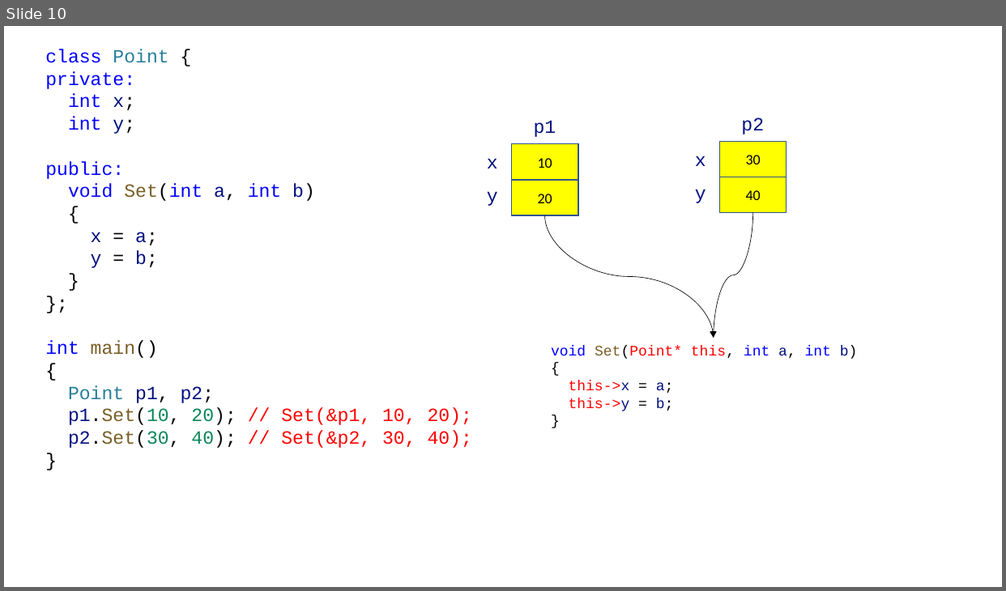
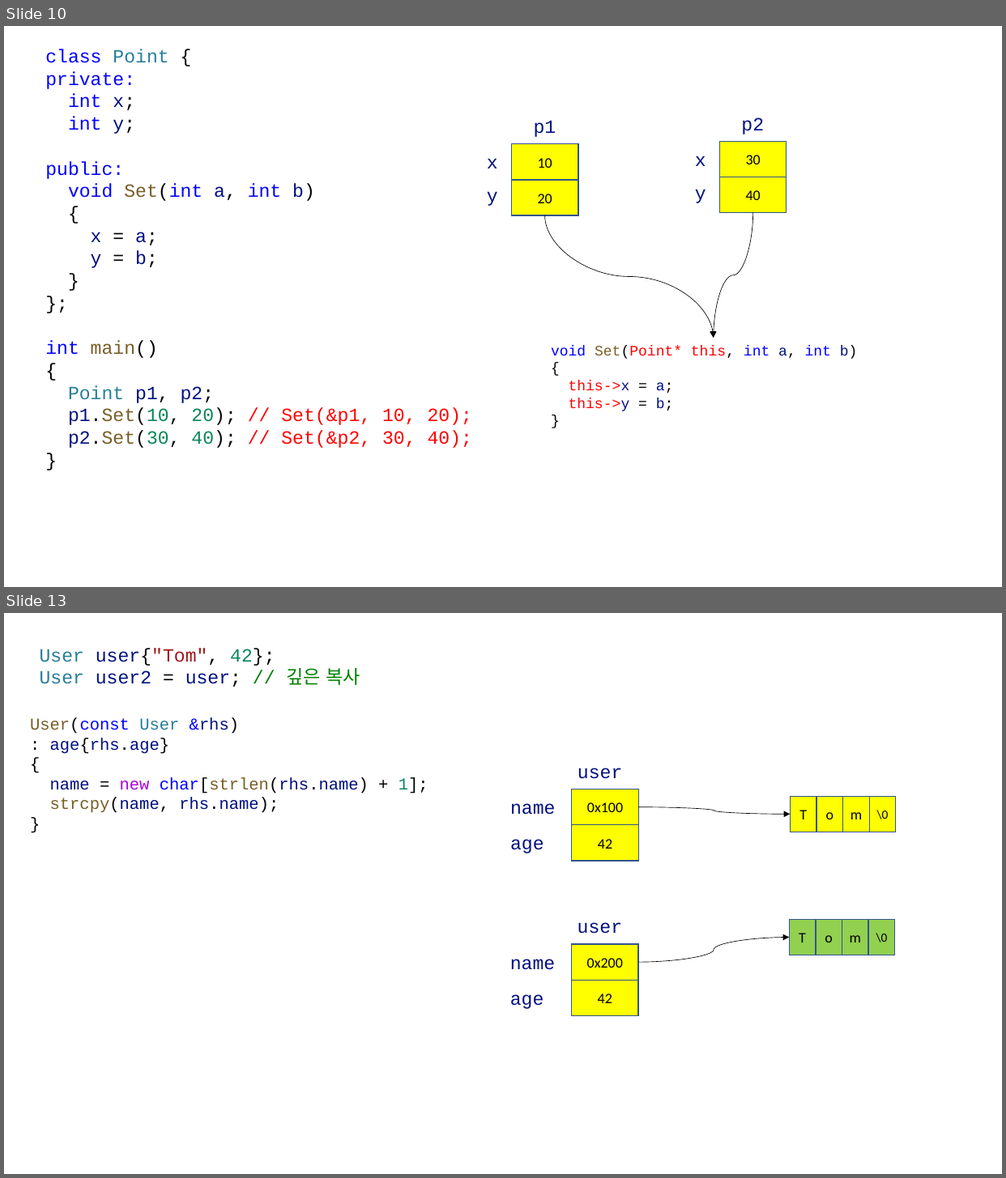
Before and after one commit to yoondev-classroom/hyundai_220510, a slide deck: cpp/220517.pptx. Shown one above the other, each under a label of ours: slide 10 before the commit, slides 10 and 13 after it; the slides between them are not shown. The pictures are 1006x591 and 1006x1178 pixels, drawn with LibreOffice and Linux fonts; fonts in the diff are those of the drawing. Boxes give left, top, right and bottom in pixels: in the first picture for what was removed or moved away, otherwise in the second. Text is boxed around its words. In the diff, an @@ line names an element or a change of style, - is before the commit and + after.

```diff
--- a/cpp/220517.pptx
+++ b/cpp/220517.pptx
@@ slide 13 added at bbox=[4, 613, 1002, 1174], background #FFFFFF @@
@@ text added at bbox=[40, 648, 360, 687], 18 pt, text #001080 @@
+User user{"Tom", 42};
+User user2 = user; // 깊은 복사
@@ text added at bbox=[30, 717, 428, 813], 16 pt, text #001080 @@
+User(const User &rhs)
+: age{rhs.age}
+{
+name = new char[strlen(rhs.name) + 1];
+strcpy(name, rhs.name);
+}
@@ text added at bbox=[577, 768, 622, 779], 18 pt, text #001080 @@
+user
@@ text added at bbox=[510, 803, 555, 815], 18 pt, text #001080 @@
+name
@@ rectangle added at bbox=[572, 790, 639, 825], fill #FFFF00, outline #325491 1 pt, 14 pt, text #000000 @@
+0x100
@@ curved arrow added from (639, 807) to (790, 815), #000000 0.5 pt @@
@@ rectangle added at bbox=[790, 796, 816, 833], fill #FFFF00, outline #325491 1 pt, 14 pt, text #000000 @@
+T
@@ rectangle added at bbox=[816, 796, 842, 833], fill #FFFF00, outline #325491 1 pt, 14 pt, text #000000 @@
+o
@@ rectangle added at bbox=[843, 796, 869, 833], fill #FFFF00, outline #325491 1 pt, 14 pt, text #000000 @@
+m
@@ rectangle added at bbox=[869, 796, 896, 833], fill #FFFF00, outline #325491 1 pt, 12 pt, text #000000 @@
+\0
@@ rectangle added at bbox=[572, 825, 639, 861], fill #FFFF00, outline #325491 1 pt, 14 pt, text #000000 @@
+42
@@ text added at bbox=[510, 839, 544, 854], 18 pt, text #001080 @@
+age
@@ text added at bbox=[577, 922, 622, 934], 18 pt, text #001080 @@
+user
@@ rectangle added at bbox=[790, 920, 816, 956], fill #92D050, outline #325491 1 pt, 14 pt, text #000000 @@
+T
@@ rectangle added at bbox=[816, 920, 842, 956], fill #92D050, outline #325491 1 pt, 14 pt, text #000000 @@
+o
@@ rectangle added at bbox=[842, 920, 868, 956], fill #92D050, outline #325491 1 pt, 14 pt, text #000000 @@
+m
@@ rectangle added at bbox=[868, 920, 895, 956], fill #92D050, outline #325491 1 pt, 12 pt, text #000000 @@
+\0
@@ rectangle added at bbox=[572, 944, 638, 981], fill #FFFF00, outline #325491 1 pt, 14 pt, text #000000 @@
+0x200
@@ curved arrow added from (638, 963) to (790, 937), #000000 0.5 pt @@
@@ text added at bbox=[510, 959, 555, 970], 18 pt, text #001080 @@
+name
@@ text added at bbox=[510, 995, 544, 1009], 18 pt, text #001080 @@
+age
@@ rectangle added at bbox=[572, 981, 638, 1016], fill #FFFF00, outline #325491 1 pt, 14 pt, text #000000 @@
+42
```
Also in this commit, not shown: 7 other slides added, 5 other files.
